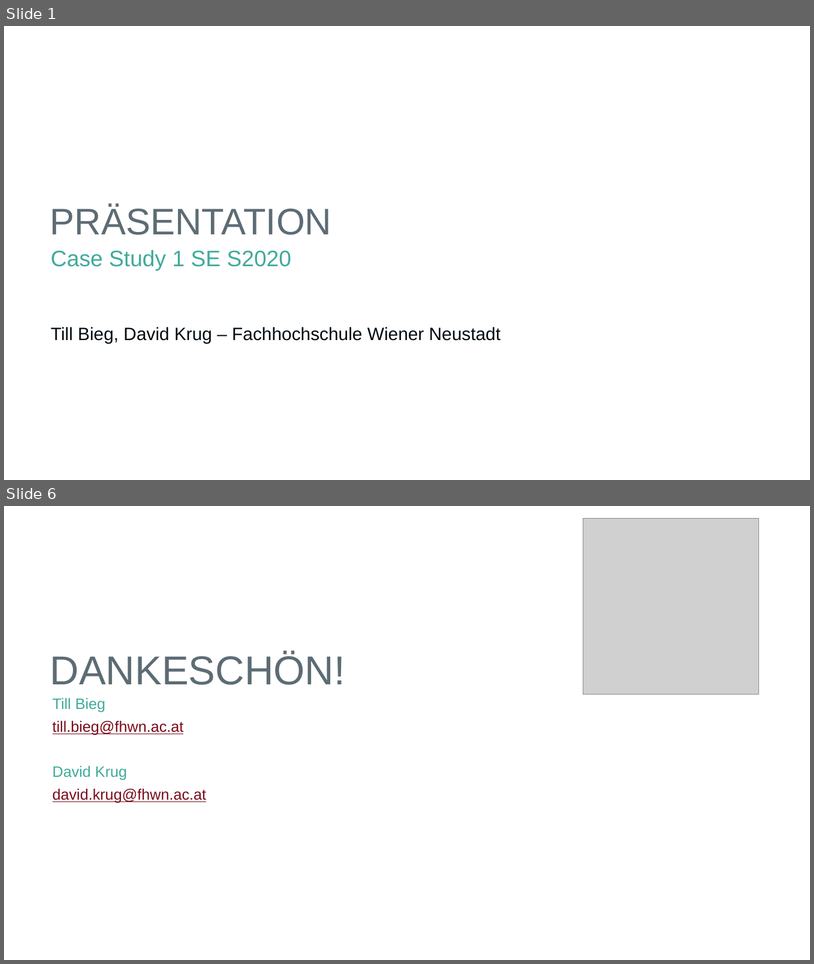
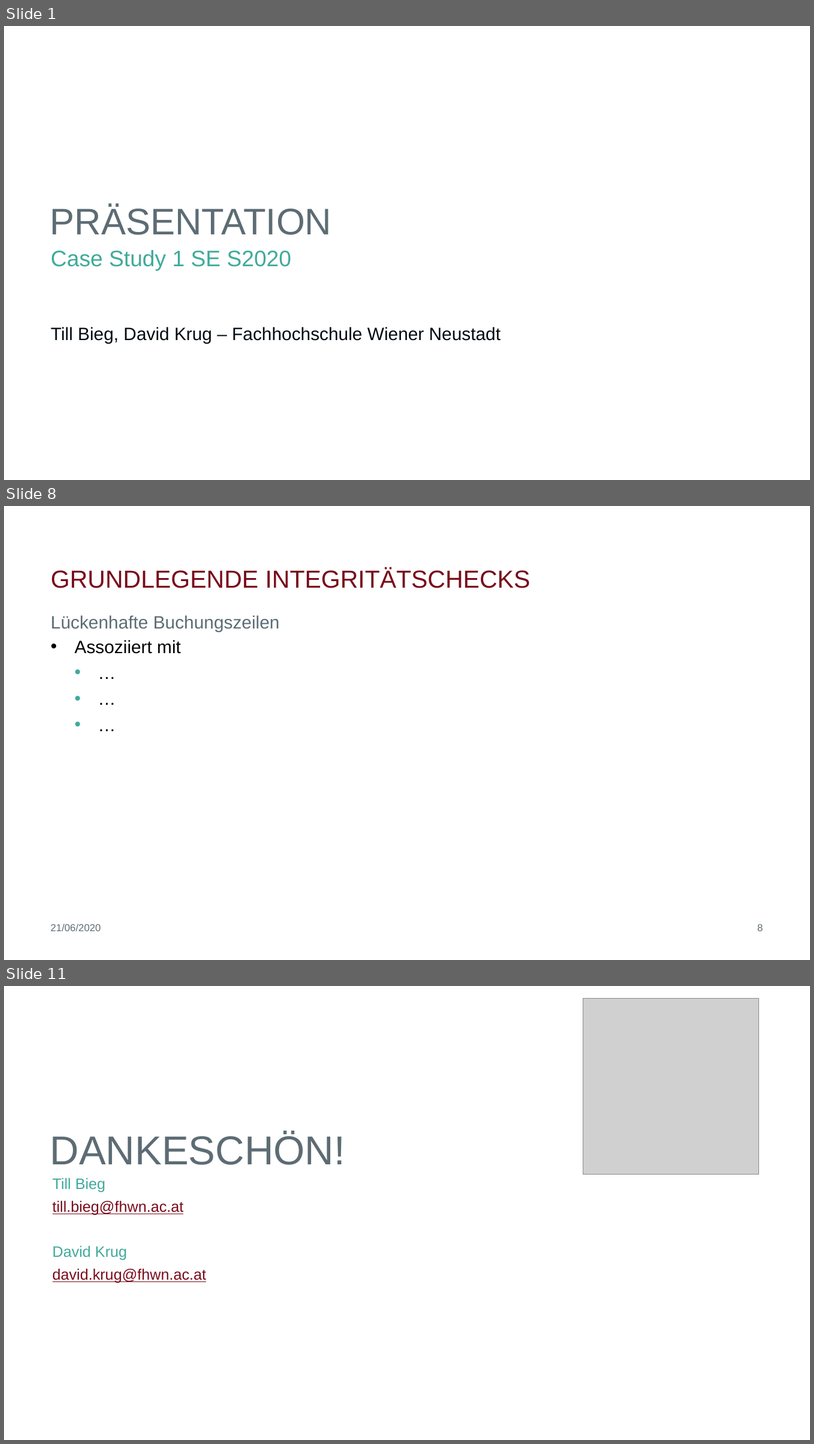
Before and after one commit to biegt/auditing_case_study, a slide deck: 04_output/Präsentation_Case_Study_1_Bieg_Krug.pptx. Shown one above the other, each under a label of ours: slides 1 and 6 before the commit, slides 1, 8 and 11 after it; the slides between them are not shown. The pictures are 814x964 and 814x1444 pixels, drawn with LibreOffice and Linux fonts; fonts in the diff are those of the drawing; grey boxes stand for pictures; background and template pictures are left out. Boxes give left, top, right and bottom in pixels: in the first picture for what was removed or moved away, otherwise in the second. Text is boxed around its words. In the diff, an @@ line names an element or a change of style, - is before the commit and + after.

```diff
--- a/04_output/Präsentation_Case_Study_1_Bieg_Krug.pptx
+++ b/04_output/Präsentation_Case_Study_1_Bieg_Krug.pptx
@@ slide 8 added at (4, 506, 810, 960), background #FFFFFF @@
@@ title added at (51, 568, 531, 588), 29.3 pt, text #790B1A @@
+GRUNDLEGENDE INTEGRITÄTSCHECKS
@@ subtitle added at (51, 615, 280, 632), 21.3 pt, text #5D6C74 @@
+Lückenhafte Buchungszeilen
@@ text added at (75, 640, 181, 654), 21.3 pt, text #000000 @@
+• Assoziiert mit
+  • …
+  • …
+  • …
@@ text added at (51, 924, 101, 931), 12 pt, text #5D6C74 @@
+21/06/2020
@@ page number added at (758, 924, 763, 931), 12 pt, text #5D6C74 @@
+8
@@ what was slide 6 is now slide 11 @@
```
Also in this commit, not shown: 1 slide changed, 7 other slides added, 3 slides removed.
